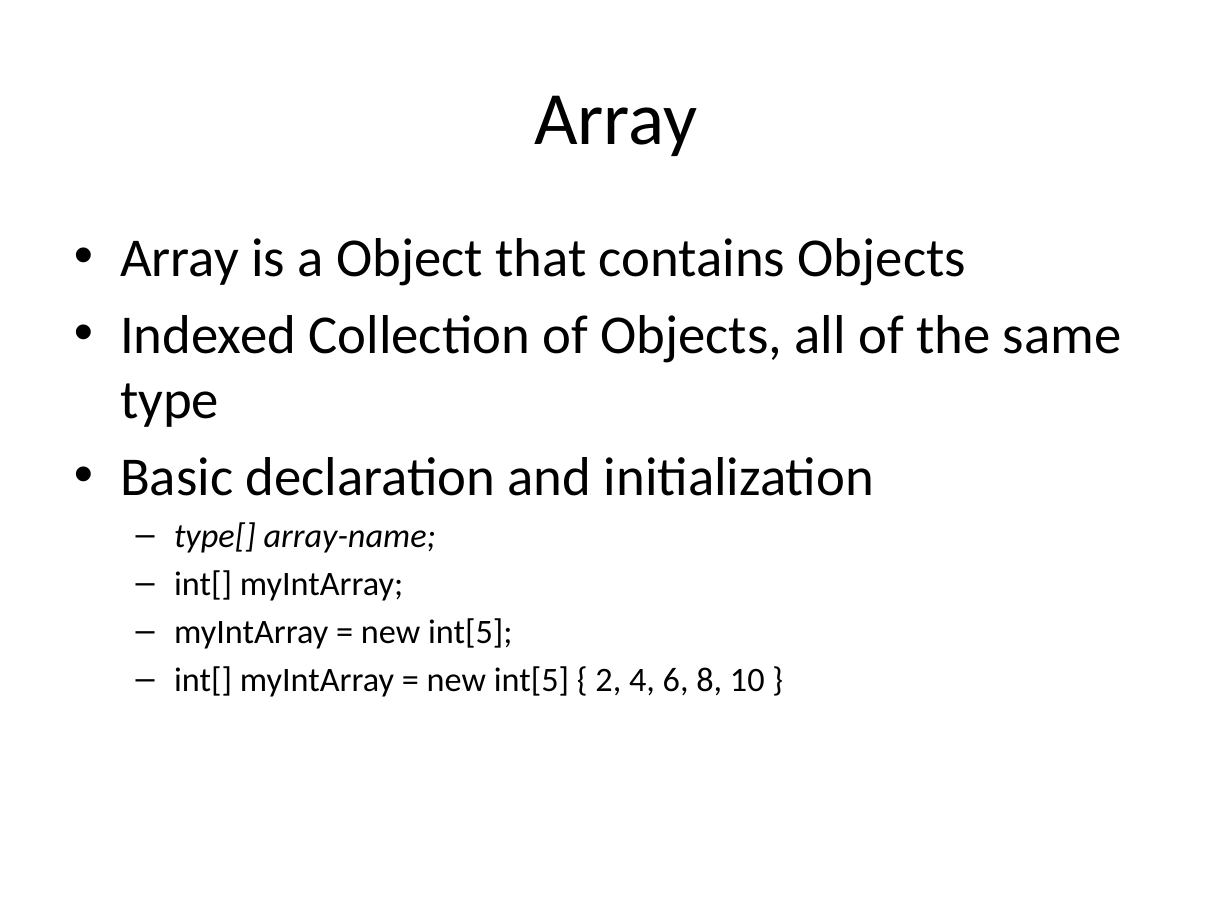
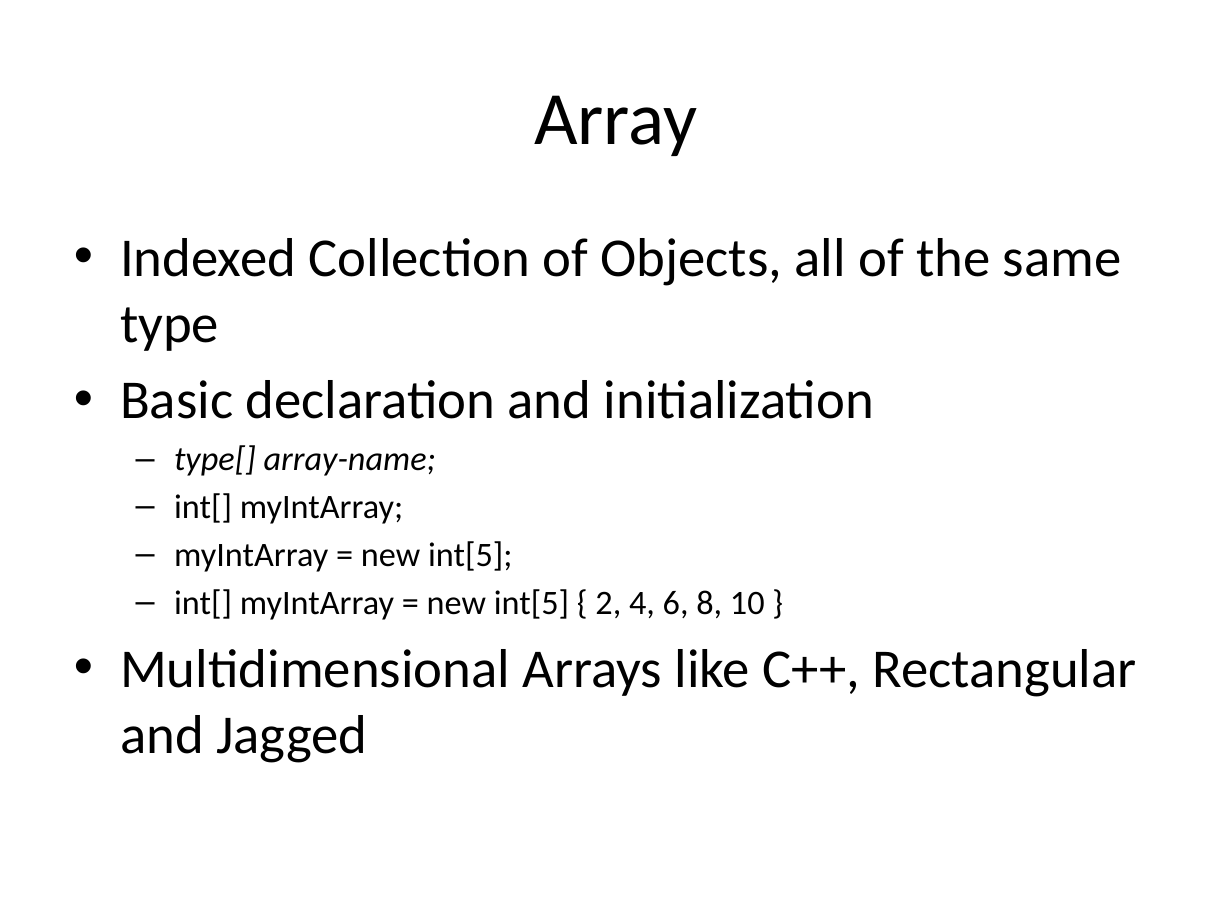
Before and after one commit to isurup/kalle-martin-group, a slide deck: slide 3 of OOPExam/03 Arrays and Collections.pptx. Drawn at 1232x924 pixels with LibreOffice and Linux fonts; fonts in the diff are those of the drawing. Boxes give left, top, right and bottom in pixels: in the first picture for what was removed or moved away, otherwise in the second. Text is boxed around its words. In the diff, an @@ line names an element or a change of style, - is before the commit and + after.

```diff
--- a/OOPExam/03 Arrays and Collections.pptx
+++ b/OOPExam/03 Arrays and Collections.pptx
@@ text at box(120, 238, 966, 286): paragraph removed @@
-• Array is a Object that contains Objects
@@ text at box(120, 649, 1137, 763): paragraph added @@
+• Multidimensional Arrays like C++, Rectangular and Jagged
```
Also in this commit, not shown: 2 other slides changed, 5 slides added, 5 slides removed.
